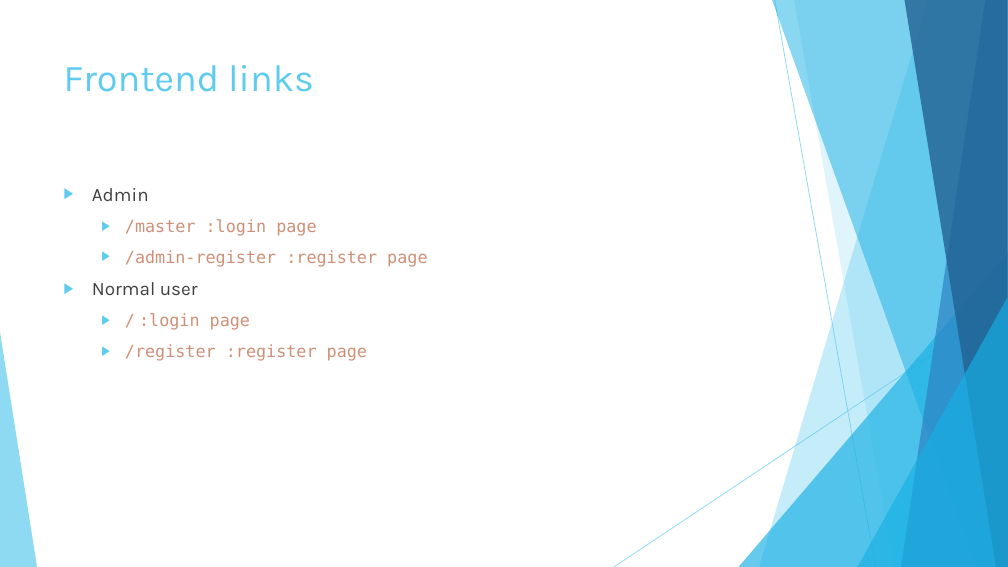
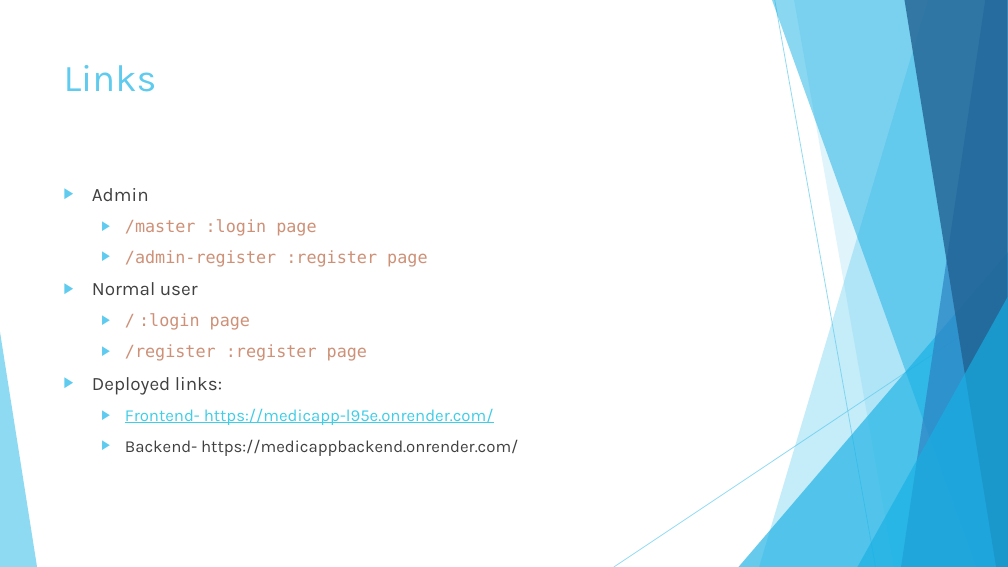
Before and after one commit to K-HIF/MedicApp, a slide deck: slide 3 of Presentation/medicApp.pptx (slide 2 before the commit). Drawn at 1008x567 pixels with LibreOffice and Linux fonts; fonts in the diff are those of the drawing. Boxes give left, top, right and bottom in pixels: in the first picture for what was removed or moved away, otherwise in the second. Text is boxed around its words. In the diff, an @@ line names an element or a change of style, - is before the commit and + after.

```diff
--- a/Presentation/medicApp.pptx
+++ b/Presentation/medicApp.pptx
@@ title at (64, 65, 157, 92): text changed @@
-Frontend links
+Links
@@ text at (92, 377, 518, 456): paragraphs added @@
+▶ Deployed links:
+  ▶ Frontend- https://medicapp-l95e.onrender.com/
+  ▶ Backend- https://medicappbackend.onrender.com/
```
Also in this commit, not shown: 13 slides added, 2 other files.
